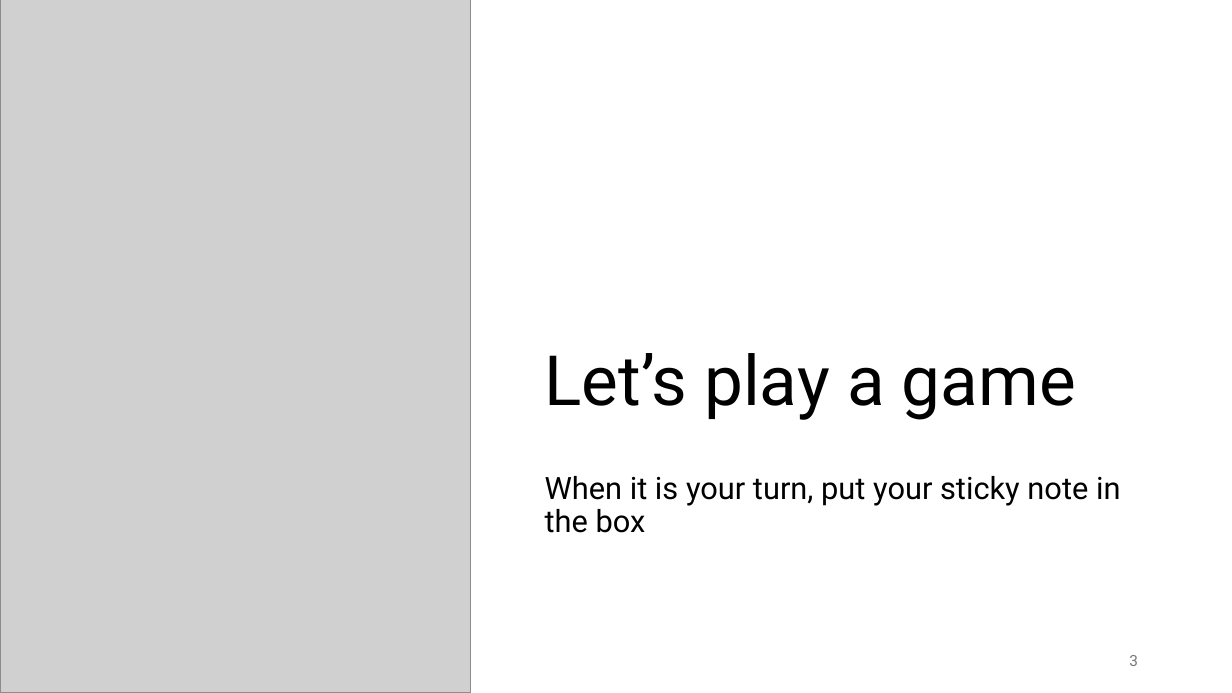
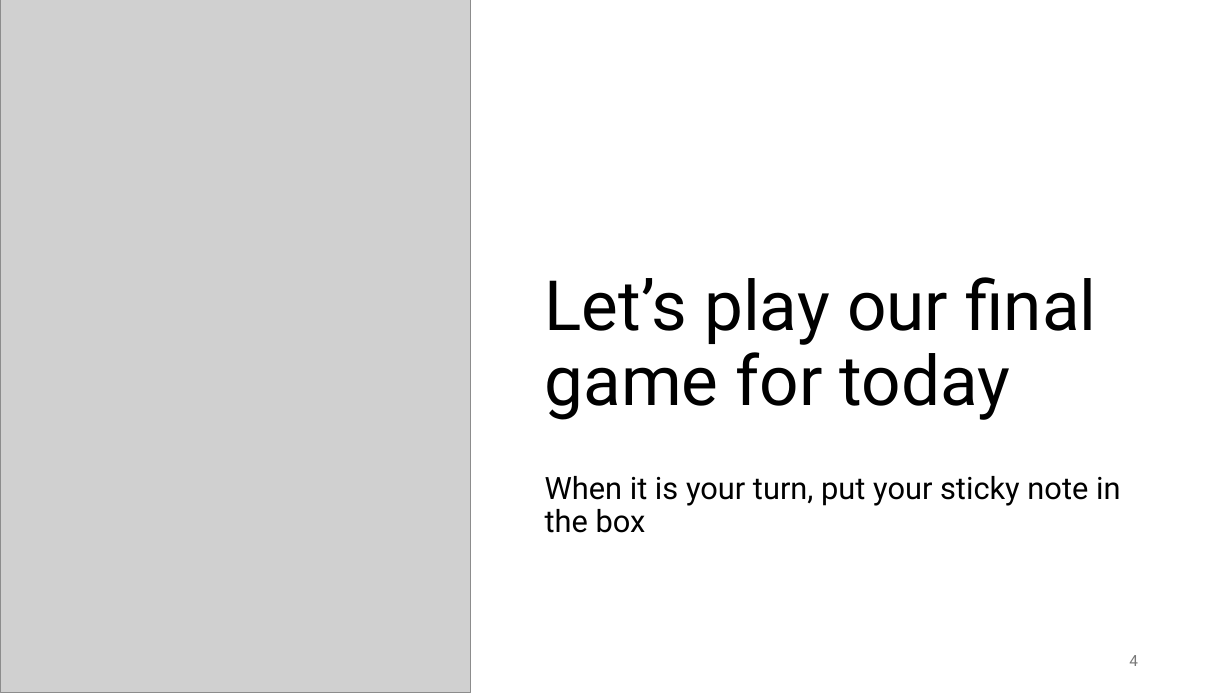
Before and after one commit to comp-comb/code4climate, a slide deck: slide 4 of tuesday/Code4Climate_Tuesday_AQImeaning.pptx (slide 3 before the commit). Drawn at 1232x693 pixels with LibreOffice and Linux fonts; fonts in the diff are those of the drawing; grey boxes stand for pictures. Boxes give left, top, right and bottom in pixels: in the first picture for what was removed or moved away, otherwise in the second. Text is boxed around its words. In the diff, an @@ line names an element or a change of style, - is before the commit and + after.

Commit message:
finalized mon./Tues. slides

```diff
--- a/tuesday/Code4Climate_Tuesday_AQImeaning.pptx
+++ b/tuesday/Code4Climate_Tuesday_AQImeaning.pptx
@@ title at bbox=[545, 277, 1096, 420]: text changed @@
-Let’s play a game
+Let’s play our final game for today
@@ page number at bbox=[1129, 655, 1138, 666]: text changed @@
-3
+4
```
Also in this commit, not shown: 3 other slides changed, 1 slide added.
